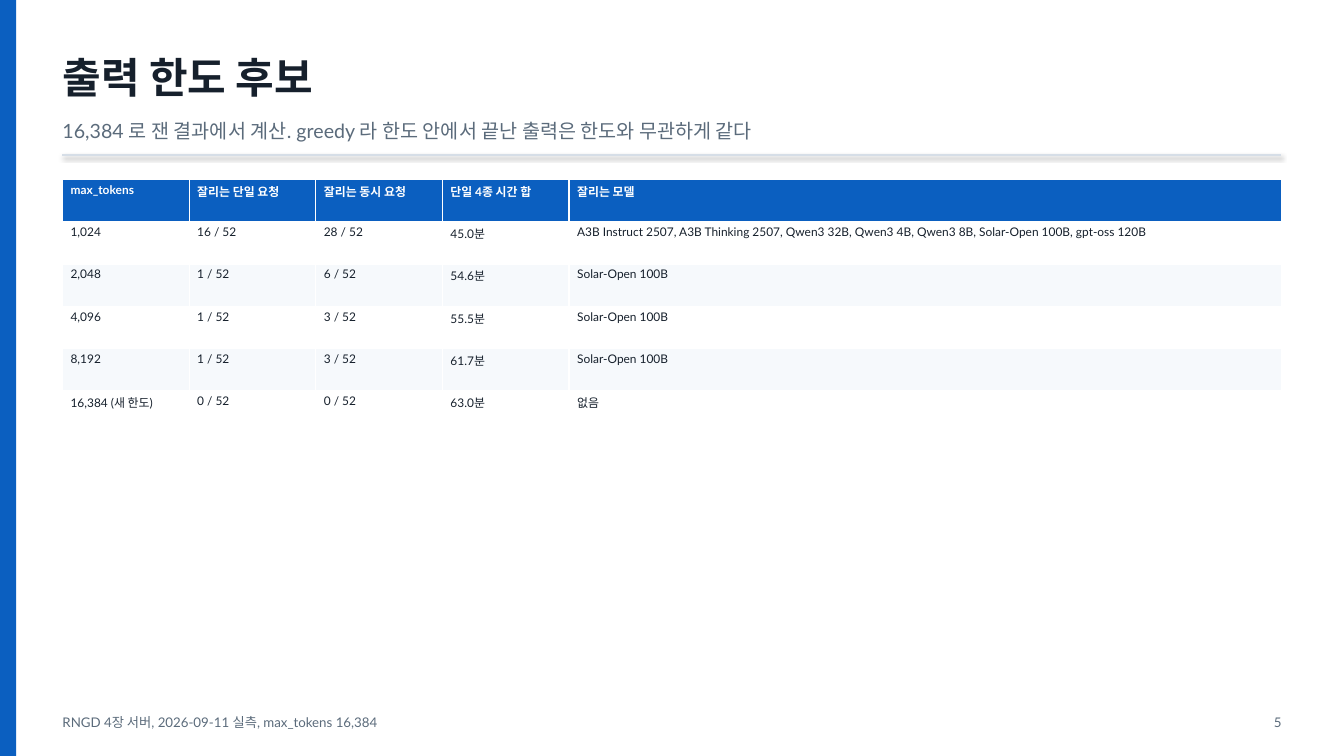
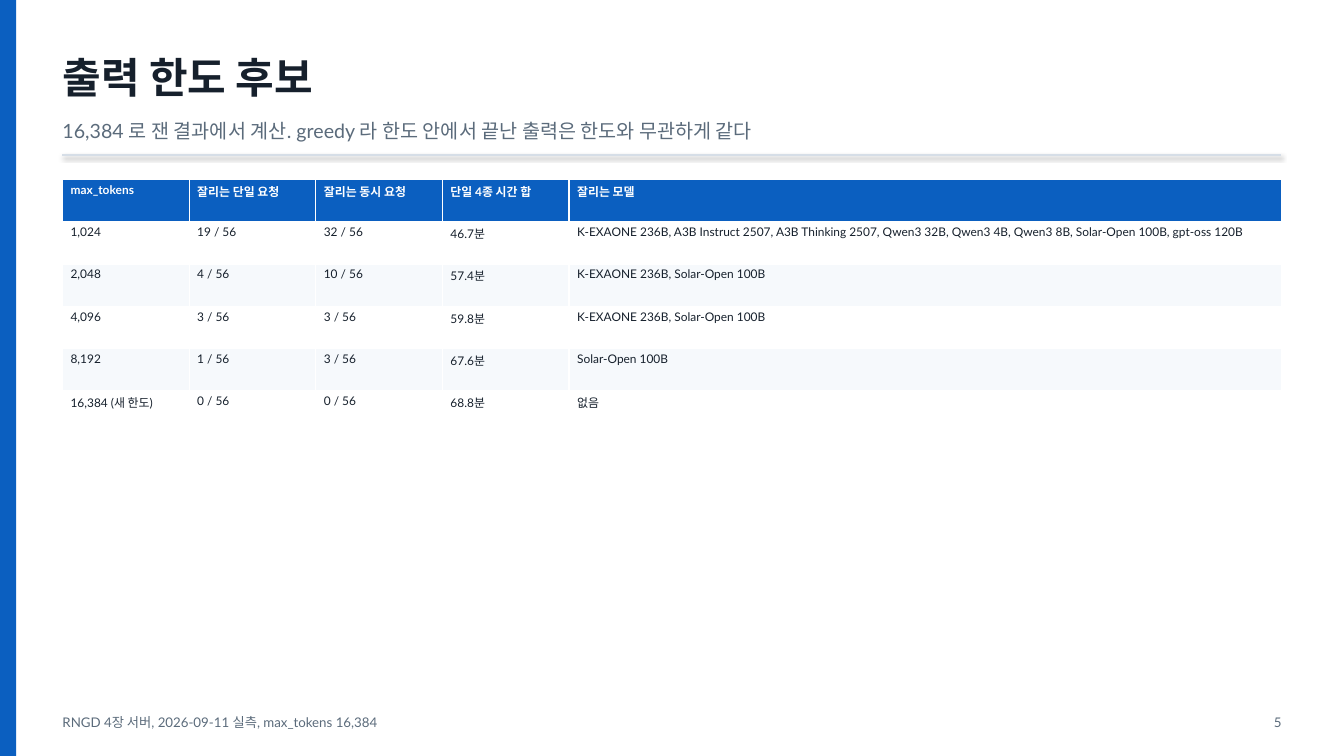
Before and after one commit to SOTA-PNU/RNGD-proj, a slide deck: slide 6 of Model_Benchmark/rngd-npu/bench_prebuilt_vs_custom/모델별-성능정리-2026-09-11.pptx. Drawn at 1344x756 pixels with LibreOffice and Linux fonts; fonts in the diff are those of the drawing. Boxes give left, top, right and bottom in pixels: in the first picture for what was removed or moved away, otherwise in the second. Text is boxed around its words. In the diff, an @@ line names an element or a change of style, - is before the commit and + after.

```diff
--- a/Model_Benchmark/rngd-npu/bench_prebuilt_vs_custom/모델별-성능정리-2026-09-11.pptx
+++ b/Model_Benchmark/rngd-npu/bench_prebuilt_vs_custom/모델별-성능정리-2026-09-11.pptx
@@ table at box(63, 179, 1284, 434) @@
-row 2: 1,024 | 16 / 52 | 28 / 52 | 45.0분 | A3B Instruct 2507, A3B Thinking 2507, Qwen3 32B, Qwen3 4B, Qwen3 8B, Solar-Open 100B, gpt-oss 120B
+row 2: 1,024 | 19 / 56 | 32 / 56 | 46.7분 | K-EXAONE 236B, A3B Instruct 2507, A3B Thinking 2507, Qwen3 32B, Qwen3 4B, Qwen3 8B, Solar-Open 100B, gpt-oss 120B
-row 3: 2,048 | 1 / 52 | 6 / 52 | 54.6분 | Solar-Open 100B
+row 3: 2,048 | 4 / 56 | 10 / 56 | 57.4분 | K-EXAONE 236B, Solar-Open 100B
-row 4: 4,096 | 1 / 52 | 3 / 52 | 55.5분 | Solar-Open 100B
+row 4: 4,096 | 3 / 56 | 3 / 56 | 59.8분 | K-EXAONE 236B, Solar-Open 100B
-row 5: 8,192 | 1 / 52 | 3 / 52 | 61.7분 | Solar-Open 100B
+row 5: 8,192 | 1 / 56 | 3 / 56 | 67.6분 | Solar-Open 100B
-row 6: 16,384 (새 한도) | 0 / 52 | 0 / 52 | 63.0분 | 없음
+row 6: 16,384 (새 한도) | 0 / 56 | 0 / 56 | 68.8분 | 없음
```
Also in this commit, not shown: 36 other slides changed, 2 slides added, 19 other files.
